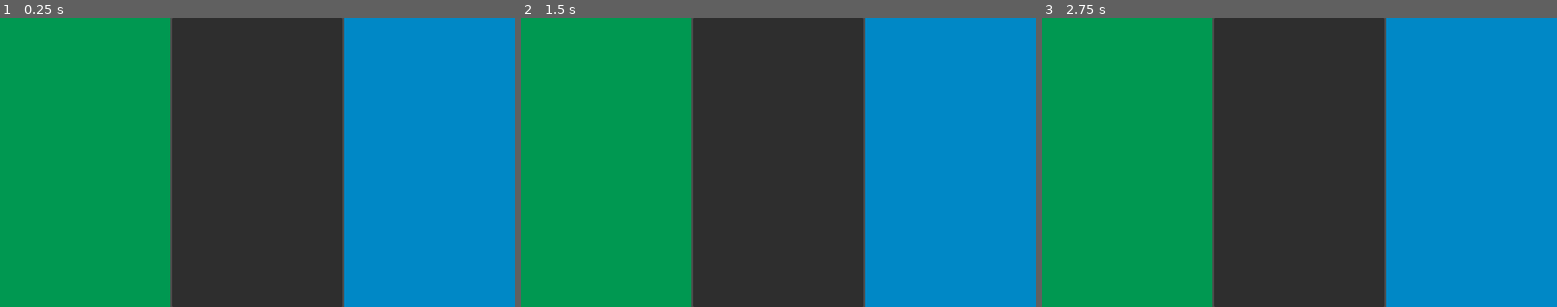
Above: before the commit, frames 1-3 (left to right).
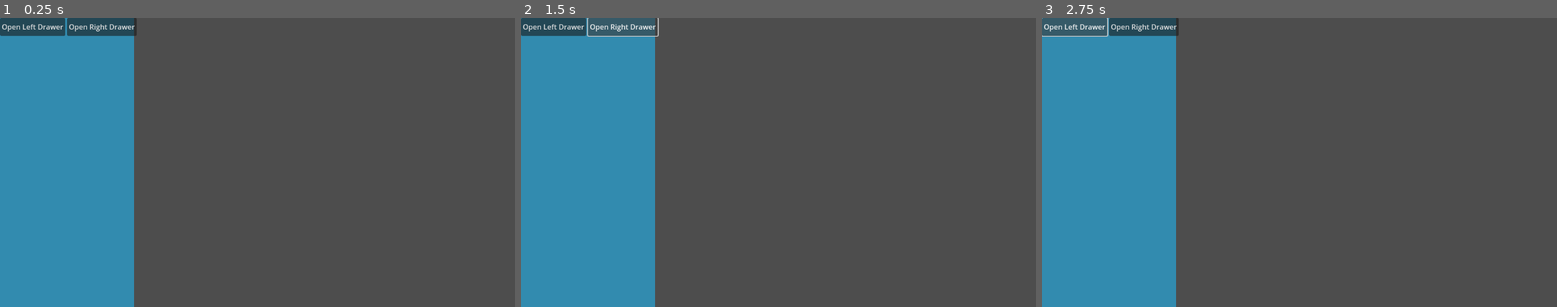
Above: after the commit, the same moments.

Repository: Ditjo/Hamlet
Game: Godot game, scene res://Main.tscn
The game is run twice, just before and just after one commit, with the same random seed, the same clock (stepped at 60 frames per second) and the same inputs.
Inputs (mouse positions are in pixels of both pictures, inside the frame that each line leads up to):
- Up to frame 1 (0.25 s): no input
- Up to frame 2 (1.5 s): click (551, 26) at 0.5 s, where only the run after the commit has a clickable "Open Left Drawer"; click (624, 26) at 1.25 s, where only the run after the commit has a clickable "Open Right Drawer"
- Up to frame 3 (2.75 s): click (1072, 26) at 2 s, where only the run after the commit has a clickable "Open Left Drawer"

The runs differ from the first frame. In frame 1, 99% of the frame differs, in the area x 0-100%, y 0-100%; in frame 2, 99%; in frame 3, 99%.

Commit message:
In process of making main menu
In process of making main menu

Diff:
--- a/Main.tscn
+++ b/Main.tscn
@@ -1,6 +1,7 @@
-[gd_scene load_steps=2 format=3 uid="uid://dl28irjl4ys5t"]
+[gd_scene load_steps=3 format=3 uid="uid://dl28irjl4ys5t"]
 
 [ext_resource type="Script" uid="uid://2njsybcmm2jb" path="res://main.gd" id="1_glv2v"]
+[ext_resource type="Script" uid="uid://behf6xng8galw" path="res://UI/MainMenu/left_drawer.gd" id="2_uu6xs"]
 
 [node name="Main" type="Node"]
 script = ExtResource("1_glv2v")
@@ -33,7 +34,10 @@
 grow_vertical = 2
 color = Color(0.8539213, 0.1551916, 0.20570329, 1)
 
-[node name="UI" type="Control" parent="."]
+[node name="UI" type="CanvasLayer" parent="."]
+follow_viewport_enabled = true
+
+[node name="MainMenu" type="Control" parent="UI"]
 layout_mode = 3
 anchors_preset = 15
 anchor_right = 1.0
@@ -41,42 +45,38 @@
 grow_horizontal = 2
 grow_vertical = 2
 
-[node name="Menu" type="HBoxContainer" parent="UI"]
+[node name="LeftDrawer" type="PanelContainer" parent="UI/MainMenu"]
 layout_mode = 1
-anchors_preset = 15
+anchors_preset = 9
+anchor_bottom = 1.0
+offset_right = 300.0
+grow_vertical = 2
+script = ExtResource("2_uu6xs")
+
+[node name="ColorRect" type="ColorRect" parent="UI/MainMenu/LeftDrawer"]
+layout_mode = 2
+color = Color(0.19665563, 0.54633474, 0.685607, 1)
+
+[node name="RightDrawer" type="PanelContainer" parent="UI/MainMenu"]
+layout_direction = 2
+layout_mode = 1
+anchors_preset = 11
+anchor_left = 1.0
 anchor_right = 1.0
 anchor_bottom = 1.0
-grow_horizontal = 2
+grow_horizontal = 0
 grow_vertical = 2
 
-[node name="MainMenu" type="Panel" parent="UI/Menu"]
+[node name="CheatMenu" type="CanvasLayer" parent="."]
+
+[node name="PanelContainer" type="HBoxContainer" parent="CheatMenu"]
+offset_right = 306.0
+offset_bottom = 40.0
+
+[node name="LeftDrawBtn" type="Button" parent="CheatMenu/PanelContainer"]
 layout_mode = 2
-size_flags_horizontal = 3
-size_flags_vertical = 3
+text = "Open Left Drawer"
 
-[node name="ColorRectGREEN" type="ColorRect" parent="UI/Menu/MainMenu"]
-layout_mode = 1
-anchors_preset = 15
-anchor_right = 1.0
-anchor_bottom = 1.0
-grow_horizontal = 2
-grow_vertical = 2
-color = Color(0, 0.597072, 0.31784886, 1)
-
-[node name="Middle" type="Panel" parent="UI/Menu"]
+[node name="RightDrawBtn" type="Button" parent="CheatMenu/PanelContainer"]
 layout_mode = 2
-size_flags_horizontal = 3
-
-[node name="SecondMenu" type="Panel" parent="UI/Menu"]
-layout_mode = 2
-size_flags_horizontal = 3
-size_flags_vertical = 3
-
-[node name="ColorRectBLUE" type="ColorRect" parent="UI/Menu/SecondMenu"]
-layout_mode = 1
-anchors_preset = 15
-anchor_right = 1.0
-anchor_bottom = 1.0
-grow_horizontal = 2
-grow_vertical = 2
-color = Color(0, 0.53227013, 0.7780058, 1)
+text = "Open Right Drawer"
--- /dev/null
+++ b/UI/CheatMenu/cheat_menu.gd
@@ -0,0 +1,15 @@
+extends CanvasLayer
+
+@onready var left_draw_btn: Button = $PanelContainer/LeftDrawBtn
+#@onready var right_draw_btn: Button = $PanelContainer/RightDrawBtn
+
+signal toggle_left_drawer
+#signal toggle_right_drawer
+
+func _ready() -> void:
+	print("This CanvasLayer path:", get_path())
+	print("Button exists:", has_node("PanelContainer/LeftDrawBtn"))
+	#left_draw_btn.pressed.connect(_on_left_draw_pressed)
+
+func _on_left_draw_pressed() -> void:
+	toggle_left_drawer.emit()
--- /dev/null
+++ b/UI/MainMenu/left_drawer.gd
@@ -0,0 +1,21 @@
+extends PanelContainer
+
+@onready var drawer := self
+var is_open: bool = false
+var drawer_width: int = 300
+
+func _ready() -> void:
+	CheatMenu.toggle_left_drawer.connect(toggle)
+
+func toggle():
+	var tween: Tween = create_tween()
+	is_open = !is_open
+
+	if is_open:
+		tween.tween_property(drawer, "position:x", 0, 0.25)\
+		.set_trans(Tween.TRANS_QUAD)\
+		.set_ease(Tween.EASE_OUT)
+	else:
+		tween.tween_property(drawer, "position:x", -drawer_width, 0.25)\
+		.set_trans(Tween.TRANS_QUAD)\
+		.set_ease(Tween.EASE_OUT)
--- a/project.godot
+++ b/project.godot
@@ -21,3 +21,4 @@
 GameManager="*res://Globals/Managers/game_manager.gd"
 SimulationManager="*res://Globals/Managers/simulation_manager.gd"
 Enums="*res://Globals/Enums/enums.gd"
+CheatMenu="*res://UI/CheatMenu/cheat_menu.gd"
Not shown, added: UI/CheatMenu/cheat_menu.gd.uid
Not shown, added: UI/MainMenu/left_drawer.gd.uid
